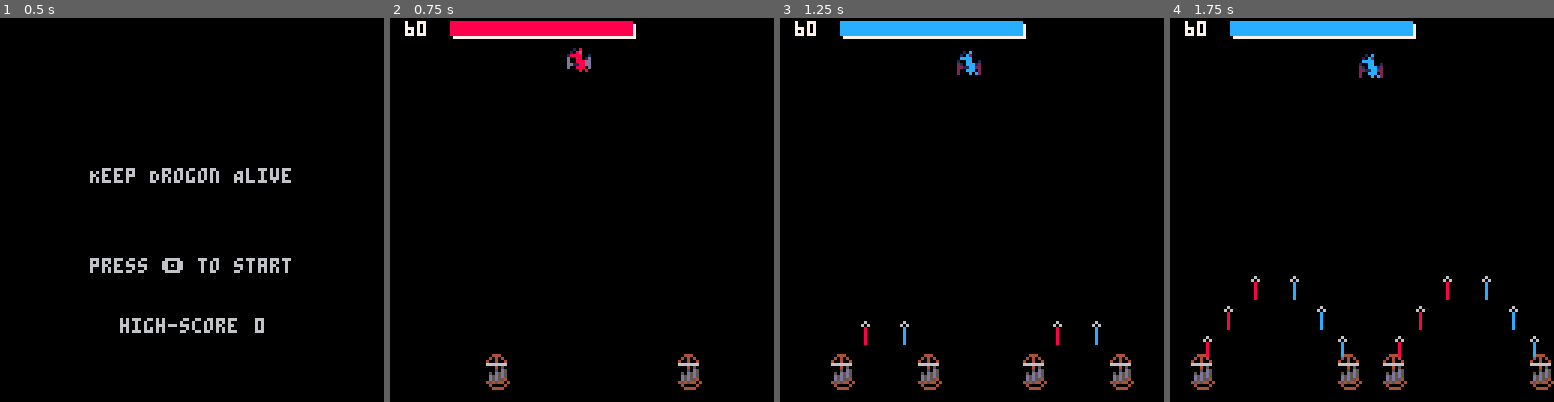
Above: before the commit, frames 1-4 (left to right).
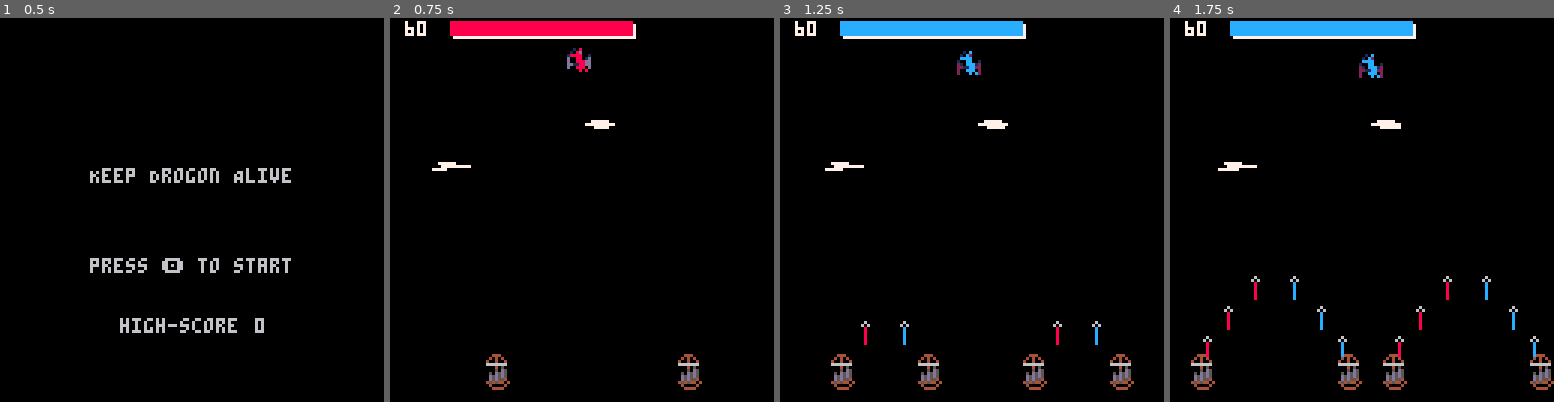
Above: after the commit, the same moments.

Repository: HuangJunye/Keep-Drogon-alive
Game: PICO-8 cartridge keep-drogon-alive.p8
Two runs of this game, one before a commit and one after it. Both use one fixed random seed, a clock stepped at 60 frames per second and the inputs below.
Inputs:
- Up to frame 1 (0.5 s): tap X (X key) at 0.33 s
- Up to frame 2 (0.75 s): tap O (Z key) at 0.7 s
- Up to frame 3 (1.25 s): tap X (X key) at 1.07 s
- Up to frame 4 (1.75 s): hold Right from 1.6 s (still down); tap O (Z key) at 1.7 s

Frame 1 is identical in both runs. In frame 2, 0.3% of the frame differs, in the area x 10-59%, y 26-40%; in frame 3, 0.3%; in frame 4, 0.3%, in the area x 12-61%, y 26-40%.

Commit message:
add cloud

Diff:
--- a/keep-drogon-alive.p8
+++ b/keep-drogon-alive.p8
@@ -384,6 +384,7 @@
 
 function draw_game()
   cls()
+  draw_lvl()
   if not drogon.imm or t%8 < 4 then
     if drogon.blue then
       spr(drogon.sp+16,drogon.x,drogon.y)
@@ -661,6 +662,115 @@
     return false
   end
 end
+
+-- Animated Clouds
+
+apartm = {}
+apartm.x0 = 0
+apartm.y0 = 10
+apartm.x1 = 90
+apartm.y1 = 40
+
+-- Let's define a couple of cloud styles below
+
+cl01 = {
+	current = 0, -- This is the unique timer for this cloud, each cloud object has it's own
+	top_offset = 67, -- Off screen starting position for this layer of the cloud
+	top_width = 5, -- Layer width
+	middle_width = 9,
+	middle_offset = 65,
+	bottom_width = 4,
+	bottom_offset = 68,
+	max_size = false, -- Used as a flag to indicate the last animated layer has reached it's max size and should now start animating back.
+	delay_start = 0, -- The start of the delay counter
+	delay_end = 0 -- End of delay counter for this flag, once the counter reaches this value, the cloud will start it's animation.
+}
+cl02 = {
+	current = 0,
+	top_offset = 16,
+	top_width = 5,
+	middle_width = 9,
+	middle_offset = 17,
+	bottom_width = 4,
+	bottom_offset = 14,
+	max_size = false,
+	delay_start = 0,
+	delay_end = 0
+}
+
+cl03 = {
+	current = 0,
+	top_offset = 0,
+	top_width = 5,
+	middle_width = 8,
+	middle_offset = -1,
+	bottom_width = 5,
+	bottom_offset = -2,
+	max_size = false,
+	delay_start = 0,
+	delay_end = 200
+}
+
+function cloud_draw(cl_next, top) -- cl_next is the supplied, unique object i.e. cl01 or cl02. Top will dictate the vertical position of the cloud.
+	if cl_next.delay_start < cl_next.delay_end then -- This counter will determine the start time of the cloud.
+		cl_next.delay_start += 1
+	else
+		if cl_next.current < 20  then -- Internal ticker, by adjusting the max value of current or the steps it increments by, you adjust the animation speed.
+			cl_next.current += 2
+
+		else
+			cl_next.current = 0 -- "current" has reached it's theshold so reset it for the next frame and then commence this frames animation
+			cl_next.top_offset += 1 -- Move top, middle and bottom 1px
+			cl_next.middle_offset += 1
+			cl_next.bottom_offset += 1
+			if cl_next.bottom_width > 3 and cl_next.bottom_width <= 11 and cl_next.max_size == false then
+				cl_next.bottom_width +=1 -- Bottom layer hasn't reached it's max size so grow it's width 1px
+
+			elseif cl_next.bottom_width >= 8 then -- Bottom is larger than max size so animate back.
+				cl_next.bottom_width -= 1
+				cl_next.max_size = true
+
+			elseif cl_next.bottom_width < 9 and cl_next.max_size == true then -- Third stage in the width of the bottom layer makes this animation into a loop.
+				cl_next.bottom_width += 1
+				cl_next.max_size = false
+			end
+		end
+
+		--line1
+		for i=0,cl_next.top_width do -- We're using a for loop to render the width of each layer
+			if cl_next.top_offset > 128 then -- By adjusting the max value, you can increase or decrease the position the cloud will reach before it returns to the start position.
+				cl_next.top_offset = 0
+			else
+				pset(cl_next.top_offset+i, top, 7) -- draw the layer
+			end
+		end
+
+		--line2
+		for i=0,cl_next.middle_width do
+			if cl_next.middle_offset > 128 then
+				cl_next.middle_offset = 0
+			else
+				pset(cl_next.middle_offset+i, top+1, 7)
+			end
+		end
+
+		--line3
+		for i=0,cl_next.bottom_width do
+			if cl_next.bottom_offset > 128 then
+				cl_next.bottom_offset = 0
+			else
+				pset(cl_next.bottom_offset+i, top+2, 7)
+			end
+		end
+	end
+end
+
+function draw_lvl()
+	cloud01 = cloud_draw(cl01, 34) -- Call as many instances of clouds as needed, each with it's own unique object and vertical position
+	cloud02 = cloud_draw(cl02, 48)
+  cloud03 = cloud_draw(cl03, 16)
+end
+
 __gfx__
 00108000101080010010800000108000000000000000000000000000000000000000000000000000000000000000000000000000000000000808000006060000
 0108d000d108d01d1108d0010108d000000000000000000000000000000000000000000000000000000000000000000000000000000000008888800066666000
